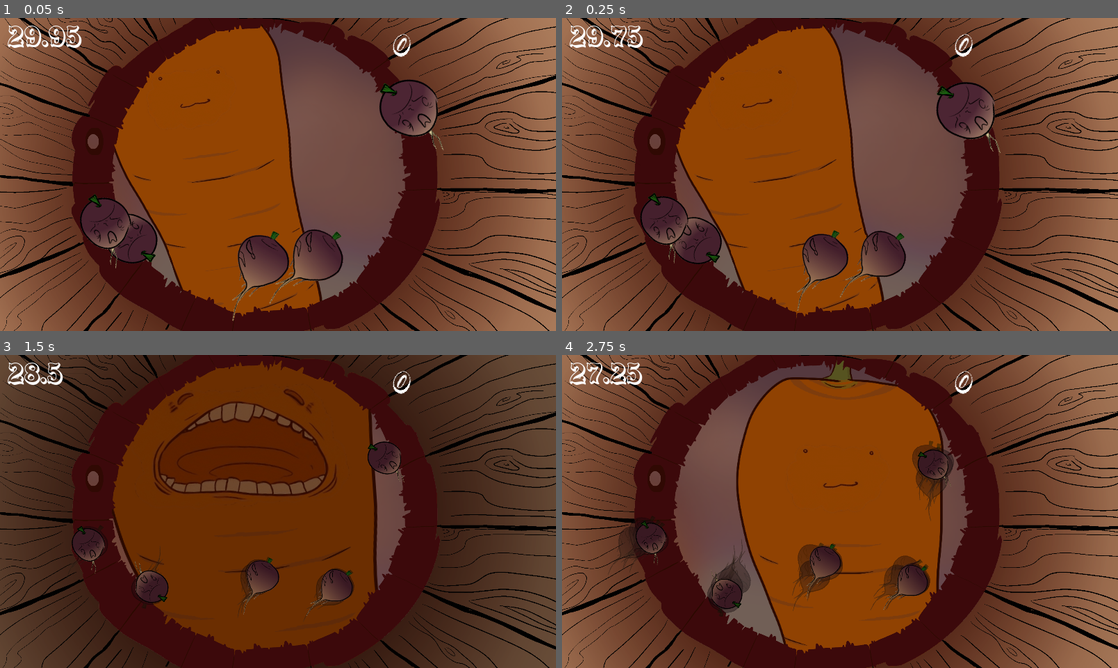
Above: before the commit, frames 1-4 (two rows, left to right).
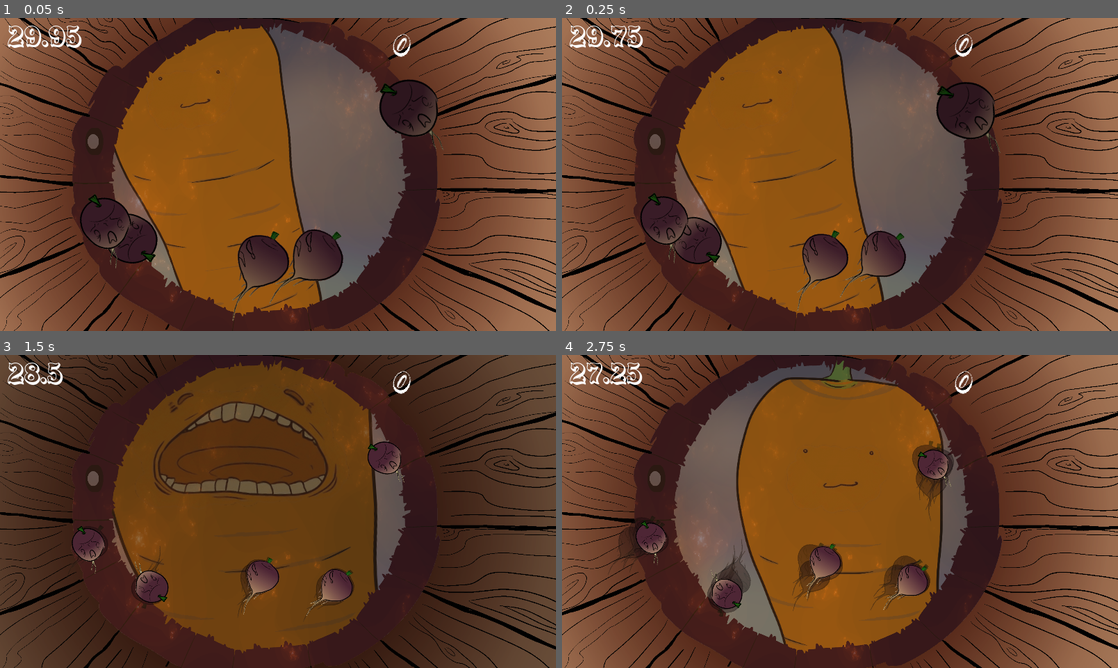
Above: after the commit, the same moments.

Repository: Nopey/carnival
Game: Godot game, scene res://Claw/Game.tscn
The game is run twice, just before and just after one commit, with the same random seed, the same clock (stepped at 60 frames per second) and the same inputs.
Inputs (mouse positions are in pixels of both pictures, inside the frame that each line leads up to):
- Up to frame 1 (0.05 s): no input
- Up to frame 2 (0.25 s): no input
- Up to frame 3 (1.5 s): tap Enter (ui_accept) at 0.5, 0.77 s; move the mouse to (400, 495) at 0.52 s; hold Right (ui_right) 0.53-1.28 s; click (400, 495) at 0.67 s; move the mouse to (166, 527) at 1.27 s; hold Down (ui_down) from 1.28 s (still down)
- Up to frame 4 (2.75 s): tap Enter (ui_accept) at 1.52 s; move the mouse to (895, 442) at 2.02 s; release Down (ui_down) at 2.03 s; hold Right (ui_right) from 2.03 s (still down)

The runs differ from the first frame. In frame 1, 2.8% of the frame differs, in the area x 13-80%, y 2-98%; in frame 2, 2.0%; in frame 3, 1.4%; in frame 4, 1.7%.

Commit message:
adjust rootbeer & rootbeer tint

Diff:
--- a/Claw/Turnip.gd
+++ b/Claw/Turnip.gd
@@ -63,9 +63,9 @@
 func sink():
 	if flee_rate <= 0:
 		return
-	var scale = 1 + log(flee_rate / NOMINAL_FLEE_RATE)
-	var progress = scale / 2
-	$Sprite.modulate = lerp(Color("#734E46"), Color.white, clamp(progress, 0.0, 1.0))
+	var progress = log(flee_rate / NOMINAL_FLEE_RATE)
+	var scale = 1 + progress
+	$Sprite.modulate = lerp(Color("#ffffff"), Color("#888888"), clamp(progress, 0.0, 1.0))
 	self.scale = Vector2(scale, scale)
 	self.z_index = scale
 	$idle_particles.visible = flee_rate <= NOMINAL_FLEE_RATE * 1.1
Binary file changed: Claw/rootbeer.png
